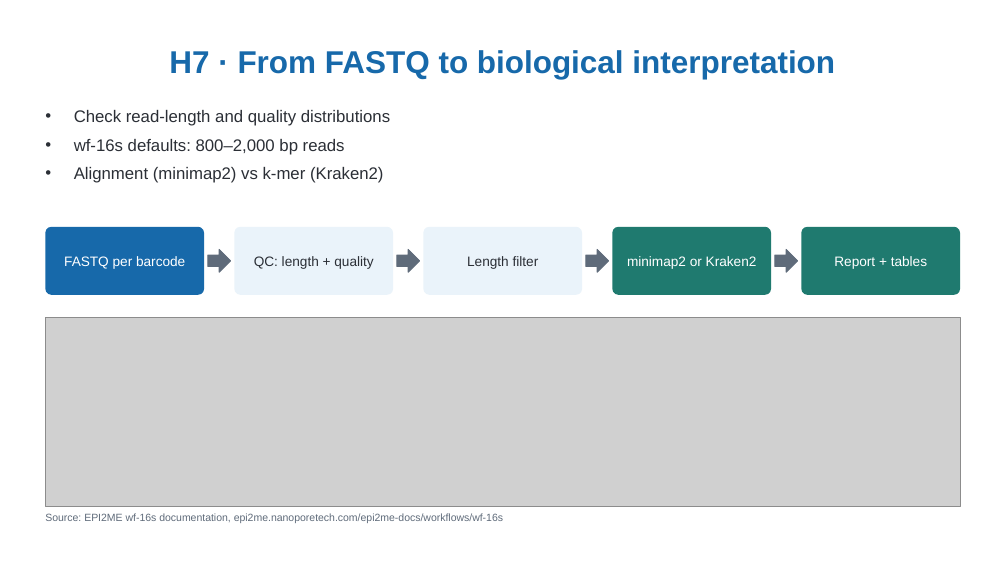
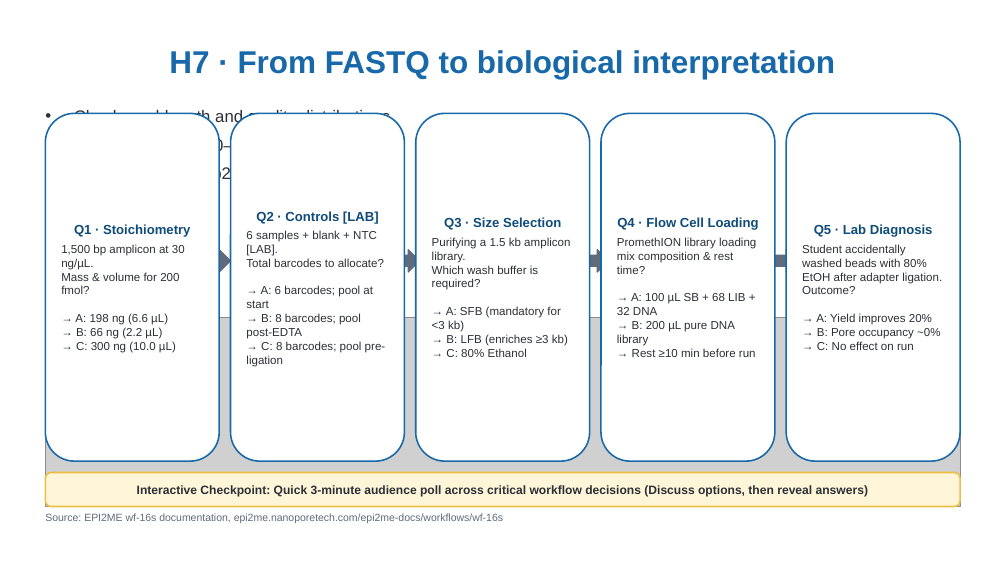
Before and after one commit to WhyAdr/ICONLITE-2026, a slide deck: slide 16 of ICONLITE_ONT_Amplicon_Sequencing_Workshop.pptx (slide 15 before the commit). Drawn at 1008x567 pixels with LibreOffice and Linux fonts; fonts in the diff are those of the drawing; grey boxes stand for pictures. Boxes give left, top, right and bottom in pixels: in the first picture for what was removed or moved away, otherwise in the second. Text is boxed around its words. In the diff, an @@ line names an element or a change of style, - is before the commit and + after.

```diff
--- a/ICONLITE_ONT_Amplicon_Sequencing_Workshop.pptx
+++ b/ICONLITE_ONT_Amplicon_Sequencing_Workshop.pptx
@@ rounded rectangle added at <box>45,113,219,461</box>, fill #FFFFFF, outline #1769AA 1.5 pt, 11 pt, text #2B2F36 @@
+Q1 · Stoichiometry
+1,500 bp amplicon at 30 ng/µL.
+Mass & volume for 200 fmol?
+→ A: 198 ng (6.6 µL)
+→ B: 66 ng (2.2 µL)
+→ C: 300 ng (10.0 µL)
@@ rounded rectangle added at <box>231,113,405,461</box>, fill #FFFFFF, outline #1769AA 1.5 pt, 11 pt, text #2B2F36 @@
+Q2 · Controls [LAB]
+6 samples + blank + NTC [LAB].
+Total barcodes to allocate?
+→ A: 6 barcodes; pool at start
+→ B: 8 barcodes; pool post-EDTA
+→ C: 8 barcodes; pool pre-ligation
@@ rounded rectangle added at <box>416,113,590,461</box>, fill #FFFFFF, outline #1769AA 1.5 pt, 11 pt, text #2B2F36 @@
+Q3 · Size Selection
+Purifying a 1.5 kb amplicon library.
+Which wash buffer is required?
+→ A: SFB (mandatory for <3 kb)
+→ B: LFB (enriches ≥3 kb)
+→ C: 80% Ethanol
@@ rounded rectangle added at <box>601,113,775,461</box>, fill #FFFFFF, outline #1769AA 1.5 pt, 11 pt, text #2B2F36 @@
+Q4 · Flow Cell Loading
+PromethION library loading mix composition & rest time?
+→ A: 100 µL SB + 68 LIB + 32 DNA
+→ B: 200 µL pure DNA library
+→ Rest ≥10 min before run
@@ rounded rectangle added at <box>786,113,960,461</box>, fill #FFFFFF, outline #1769AA 1.5 pt, 11 pt, text #2B2F36 @@
+Q5 · Lab Diagnosis
+Student accidentally washed beads with 80% EtOH after adapter ligation.
+Outcome?
+→ A: Yield improves 20%
+→ B: Pore occupancy ~0%
+→ C: No effect on run
@@ text "FASTQ per barcode" rewrapped from <box>45,227,204,295</box> to <box>64,255,133,269</box> @@
@@ rounded rectangle removed at <box>234,227,393,295</box> @@
-QC: length + quality
@@ rounded rectangle removed at <box>423,227,582,295</box> @@
-Length filter
@@ rounded rectangle removed at <box>613,227,771,295</box> @@
-minimap2 or Kraken2
@@ text "Report + tables" rewrapped from <box>802,227,960,295</box> to <box>834,255,927,267</box> @@
@@ rounded rectangle added at <box>45,473,960,507</box>, fill #FFF6D9, outline #EABF45 1.5 pt, 11.5 pt, text #2B2F36, bold @@
+Interactive Checkpoint: Quick 3-minute audience poll across critical workflow decisions (Discuss options, then reveal answers)
```
Also in this commit, not shown: 5 other slides changed, 2 slides added, 8 other files.
